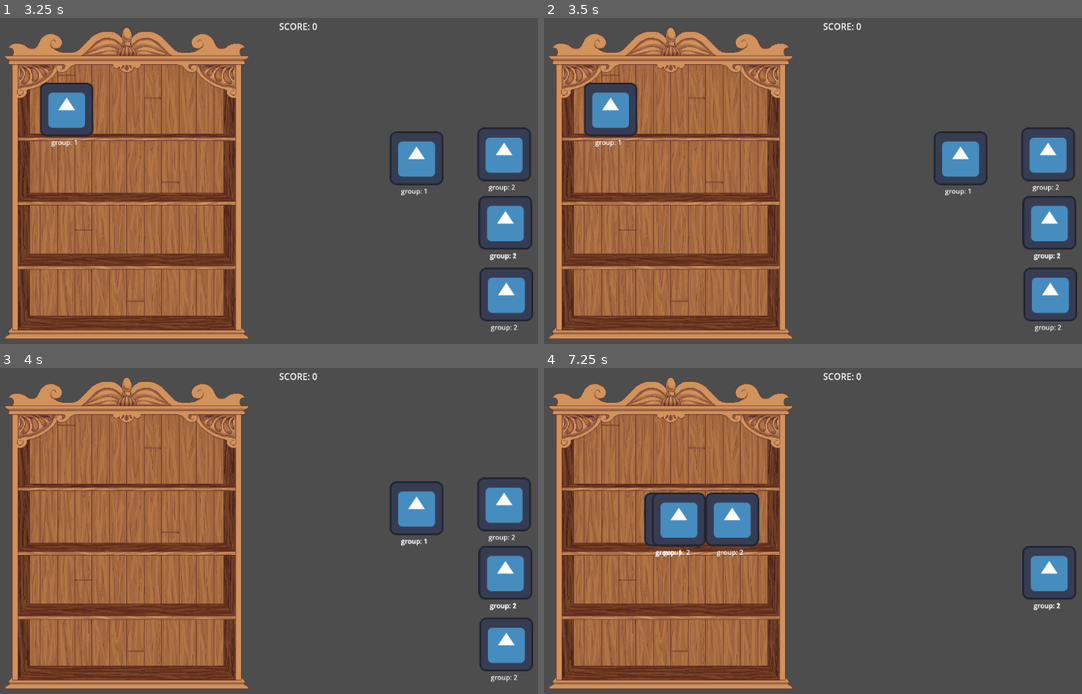
Above: before the commit, frames 1-4 (two rows, left to right).
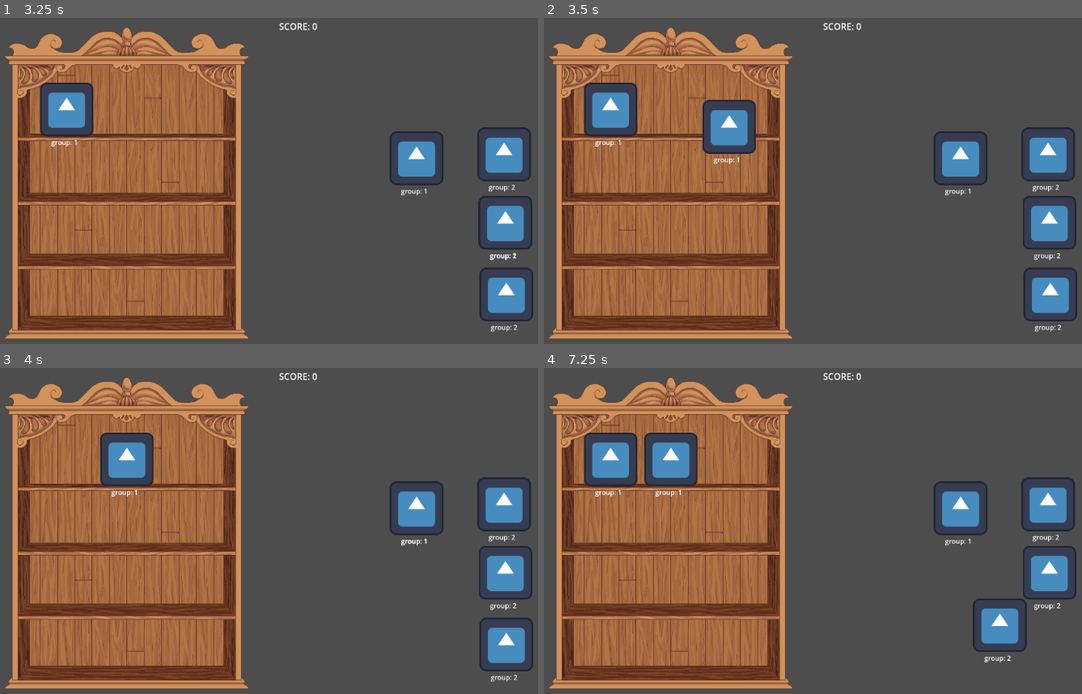
Above: after the commit, the same moments.

Repository: TAVI0/alignipottins
Game: Godot game, scene res://main.tscn
Same seed, same stepped clock (60 frames per second), same inputs: the game is played once before the commit and once after it. The engine's default icon, where the game draws it, is replaced by a stand-in: a white triangle on a blue panel in a dark square.
Inputs (mouse positions are in pixels of both pictures, inside the frame that each line leads up to):
- Up to frame 1 (3.25 s): drag from (414, 295) to (129, 109) at 0.52 s; drag from (414, 226) to (129, 109) at 1.27 s; tap Enter at 2 s; move the mouse to (188, 109) at 2.02 s; press the mouse at (188, 109) at 2.03 s; release the mouse at (188, 109) at 2.75 s; tap Space at 2.75 s; drag from (129, 109) to (505, 223) at 2.77 s
- Up to frame 2 (3.5 s): no input
- Up to frame 3 (4 s): drag from (64, 459) to (414, 508) at 3.52 s
- Up to frame 4 (7.25 s): drag from (958, 508) to (673, 517) at 4.27 s; move the mouse to (1049, 573) at 5.02 s; press the mouse at (1049, 573) at 5.03 s; release the mouse at (1049, 573) at 5.75 s; tap Enter at 5.75 s; drag from (1049, 504) to (673, 517) at 5.77 s; drag from (1049, 645) to (721, 517) at 6.52 s

Frame 1 is identical in both runs. In frame 2, 1.7% of the frame differs, in the area x 29-96%, y 25-75%; in frame 3, 1.7%; in frame 4, 10%, in the area x 7-99%, y 19-91%.

Commit message:
guardado de posision inical al mover item

Diff:
--- a/draggable.tscn
+++ b/draggable.tscn
@@ -7,6 +7,8 @@
 size = Vector2(124, 126)
 
 [node name="Draggable" type="Area2D"]
+collision_layer = 2
+collision_mask = 4
 script = ExtResource("1_fe0qn")
 
 [node name="Sprite2D" type="Sprite2D" parent="."]
--- a/main.tscn
+++ b/main.tscn
@@ -24,6 +24,8 @@
 [node name="Shelves" type="Area2D" parent="shelf"]
 position = Vector2(0.821153, 60.662)
 scale = Vector2(0.910721, 0.968849)
+collision_layer = 4
+collision_mask = 2
 script = ExtResource("2_qku1a")
 
 [node name="CollisionShape2D" type="CollisionShape2D" parent="shelf/Shelves"]
@@ -39,17 +41,26 @@
 [node name="ContentMarker" type="Node2D" parent="shelf/Shelves/Markers/Marker2D"]
 position = Vector2(-49.249, 2.98023e-07)
 
+[node name="BackContent" type="Node2D" parent="shelf/Shelves/Markers/Marker2D"]
+position = Vector2(-49.249, 2.98023e-07)
+
 [node name="Marker2D2" type="Marker2D" parent="shelf/Shelves/Markers"]
 position = Vector2(-0.0952981, -0.0792691)
 
 [node name="ContentMarker" type="Node2D" parent="shelf/Shelves/Markers/Marker2D2"]
 position = Vector2(-2.14577e-06, 3.15905e-06)
 
+[node name="BackContent" type="Node2D" parent="shelf/Shelves/Markers/Marker2D2"]
+position = Vector2(-49.249, 2.98023e-07)
+
 [node name="Marker2D3" type="Marker2D" parent="shelf/Shelves/Markers"]
 position = Vector2(-48.5563, -0.079271)
 
 [node name="ContentMarker" type="Node2D" parent="shelf/Shelves/Markers/Marker2D3"]
 position = Vector2(48.461, 2.93217e-06)
+
+[node name="BackContent" type="Node2D" parent="shelf/Shelves/Markers/Marker2D3"]
+position = Vector2(-49.249, 2.98023e-07)
 
 [node name="Shelves2" type="Area2D" parent="shelf"]
 position = Vector2(0.821153, 109.835)
@@ -87,6 +98,8 @@
 
 [node name="Draggable" parent="Potion" instance=ExtResource("1_g2yej")]
 position = Vector2(308.722, 257.715)
+collision_layer = 2
+collision_mask = 4
 group = 1
 
 [node name="Draggable2" parent="Potion" instance=ExtResource("1_g2yej")]
--- a/project.godot
+++ b/project.godot
@@ -27,6 +27,12 @@
 ]
 }
 
+[layer_names]
+
+2d_physics/layer_1="global"
+2d_physics/layer_2="potion"
+2d_physics/layer_3="shelve"
+
 [rendering]
 
 renderer/rendering_method="gl_compatibility"
--- a/scripts/draggable.gd
+++ b/scripts/draggable.gd
@@ -20,7 +20,7 @@
 func _ready() -> void:
 	if texture:
 		sprite.texture = texture
-	initial_position = position
+	#initial_position = position
 	initial_scale = scale
 	self.connect("dropped", _on_successfully_dropped)
 	$Label.set_text("group: "+ str(group))
@@ -41,6 +41,13 @@
 func _on_input_event(viewport: Node, event: InputEvent, shape_idx: int) -> void:
 	if event.is_action_pressed("click"):
 		is_dragging = true
+		initial_position = global_position
+		move_to_front()
+		#set_as_top_level(true)
+
+	if event.is_action_released("click"):
+		pass
+
 
 func _input(event: InputEvent) -> void:
 	if event.is_action_released("click") and is_dragging:
@@ -49,14 +56,22 @@
 		if overlapping_areas:
 			dropped.emit(self,overlapping_areas[0])
 		else:
-			#self_destruct()
-			#ToDo que vuelva a la ubicacion inicial
+			return_to_position()
 			pass
 	pass
 
 func self_destruct():
 	await play_self_destruct_animation()
 	queue_free()
+
+func return_to_position():
+	var tween = get_tree().create_tween().tween_property(
+		get_node("."),
+		"global_position",
+		initial_position,
+		0.5
+	).set_ease(Tween.EASE_OUT).set_trans(Tween.TRANS_CIRC)
+	await tween.finished
 
 func play_spawn_animation():
 	scale = Vector2.ZERO
